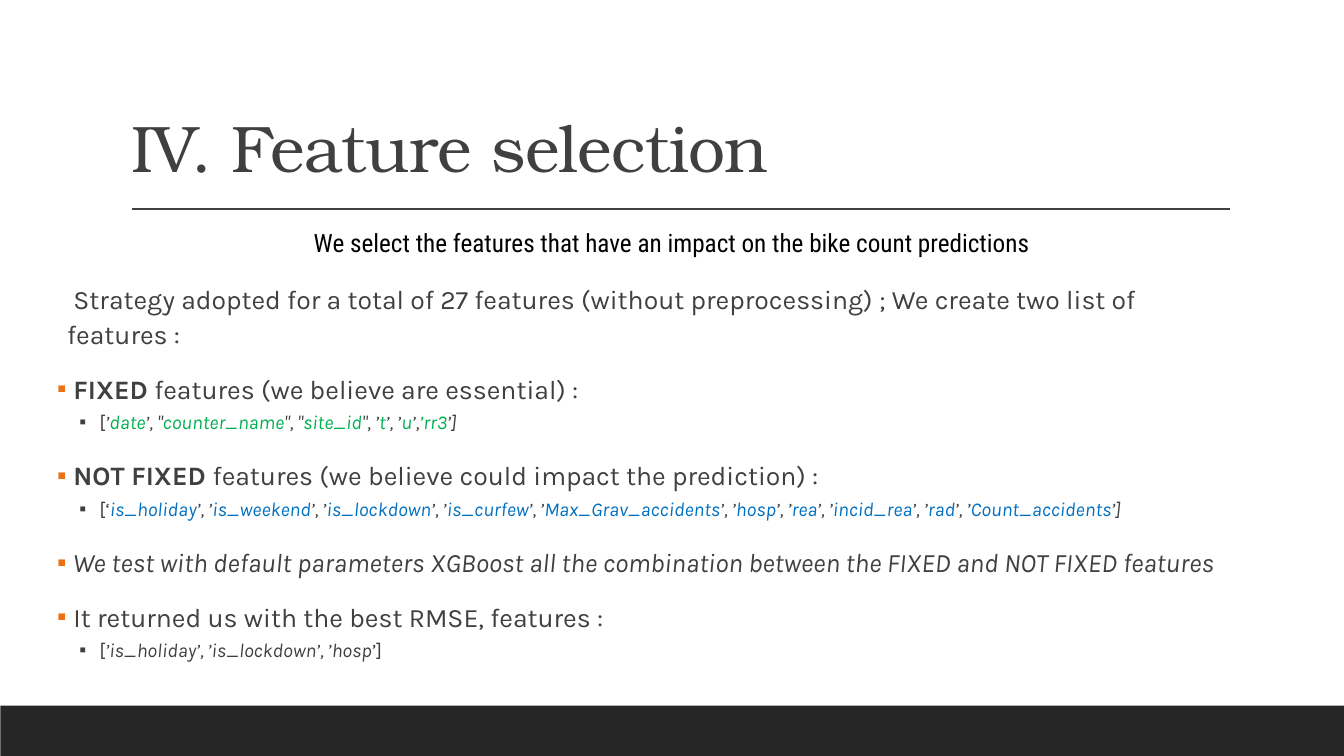
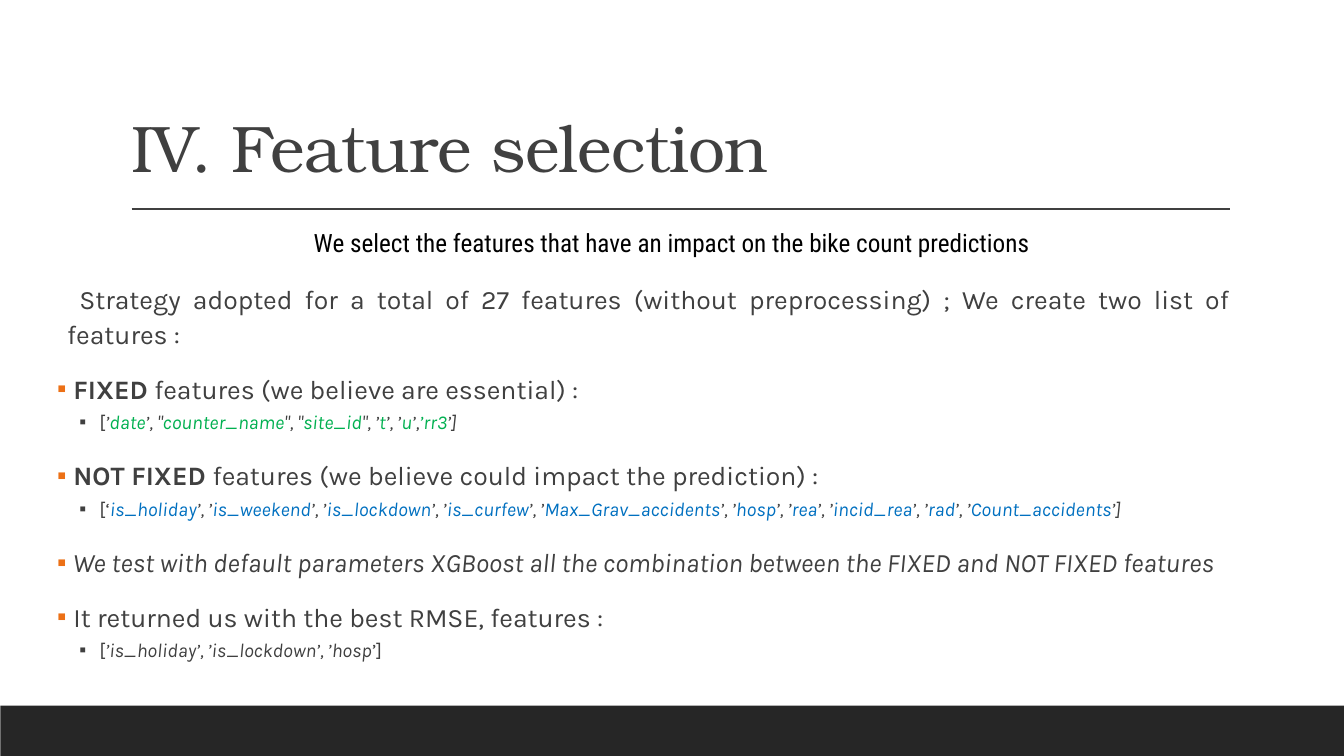
Before and after one commit to ThomasBrdes/bike-count-DSB, a slide deck: slide 7 of submissions/Presentation.pptx. Drawn at 1344x756 pixels with LibreOffice and Linux fonts; fonts in the diff are those of the drawing. Boxes give left, top, right and bottom in pixels: in the first picture for what was removed or moved away, otherwise in the second. Text is boxed around its words. In the diff, an @@ line names an element or a change of style, - is before the commit and + after.

```diff
--- a/submissions/Presentation.pptx
+++ b/submissions/Presentation.pptx
@@ text "Strategy adopted for a total ..." at (x1=67, y1=290, x2=1229, y2=662): alignment left to justified @@
```
Also in this commit, not shown: 4 other slides changed, 1 slide added.
